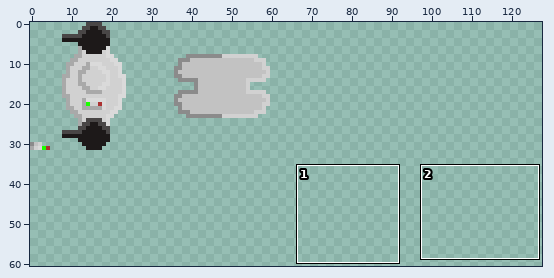
Two versions of one pixel-art file, assets/graphics/aseprite/mech.aseprite. The first picture is a wide view before the edit; the outline marks the close-up.
Close-up. Earlier state:
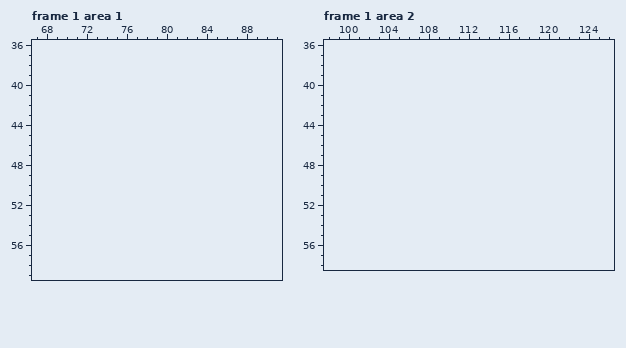
64x32 pixels, 1 frame. Colours within 5 levels of each other are drawn and written as one. Shown: frame 1 area 1: x 67..91, y 36..59; frame 1 area 2: x 98..126, y 36..58. The old version is drawn lined up with the new one, on the new canvas. The wide view leaves out empty margins. The commit also changed other frames or places, which this record leaves out.
Visible layers, top first: "Colors", "Turrets", "Mech Body", "Mech Legs".
Palette (. is transparent): 
Now the later version:
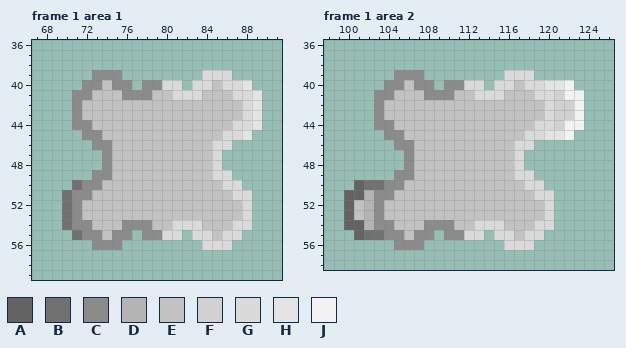
Colours new in this view: A #636363  B #717171  C #8b8b8b  D #b4b4b4  E #c2c2c2  F #d1d1d1  G #dadada  H #e4e4e4  J #f2f2f2
Change:
canvas 64x32 -> 128x64
Changed rows in their new state; - is an unchanged pixel.
Frame 1 area 1:
first column x 70:
39 ---CCC--------GGG---
40 --CCECC-CCGG-GGEGGH-
41 -CCEEECCCEEGGGEEEGGH
42 -CEEEEEEEEEEEEEEEEGH
43 -CEEEEEEEEEEEEEEEEGH
44 -CCEEEEEEEEEEEEEEGGH
45 --CCEEEEEEEEEEEEGGH-
46 ---CCEEEEEEEEEEGG---
47 ----CEEEEEEEEEEG----
48 ----CEEEEEEEEEEG----
49 ---CCEEEEEEEEEEGG---
50 -BCCEEEEEEEEEEEEGG--
51 BCCEEEEEEEEEEEEEEGG-
52 BCEEEEEEEEEEEEEEEEG-
53 BCEEEEEEEEEEEEEEEEG-
54 BCCEEECCCEEGGGEEEGG-
55 -BCCECC-CCGG-GGEGG--
56 ---CCC--------GGG---
Frame 1 area 2:
first column x 100:
39 -----CCC--------GGG-----
40 ----CCECC-CCGG-GGEGGHHJ-
41 ---CCEEECCCEEGGGEEEGGFJJ
42 ---CEEEEEEEEEEEEEEEEGFFJ
43 ---CEEEEEEEEEEEEEEEEGFFJ
44 ---CCEEEEEEEEEEEEEEGGFJJ
45 ----CCEEEEEEEEEEEEGGHHJ-
46 -----CCEEEEEEEEEEGG-----
47 ------CEEEEEEEEEEG------
48 ------CEEEEEEEEEEG------
49 -----CCEEEEEEEEEEGG-----
50 -ABBCCEEEEEEEEEEEEGG----
51 AADCCEEEEEEEEEEEEEEGG---
52 AEDCEEEEEEEEEEEEEEEEG---
53 AEDCEEEEEEEEEEEEEEEEG---
54 AADCCEEECCCEEGGGEEEGG---
55 -ABBCCECC-CCGG-GGEGG----
56 -----CCC--------GGG-----
Changed places in both close-ups, as pixel boxes (x1, y1, x2, y2):
added: (62, 70, 262, 250)
added: (344, 70, 584, 250)
